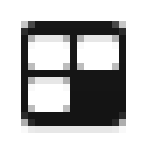
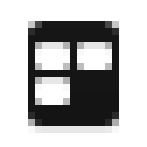
Revision of a layered 147 x 147 image; what changed, layer by layer:
pixels changed over left=21, top=21, right=126, bottom=133 (layer not identified)
